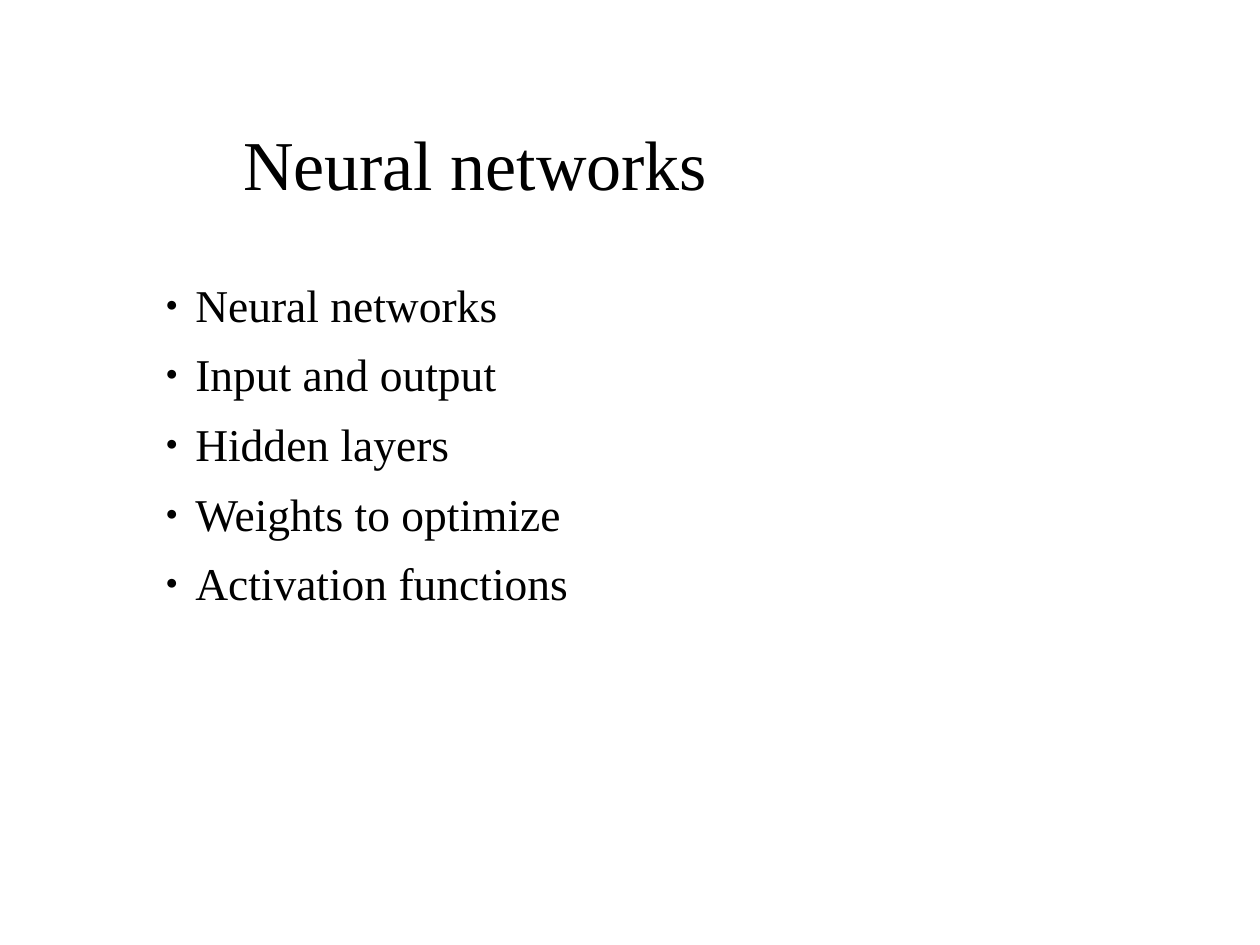
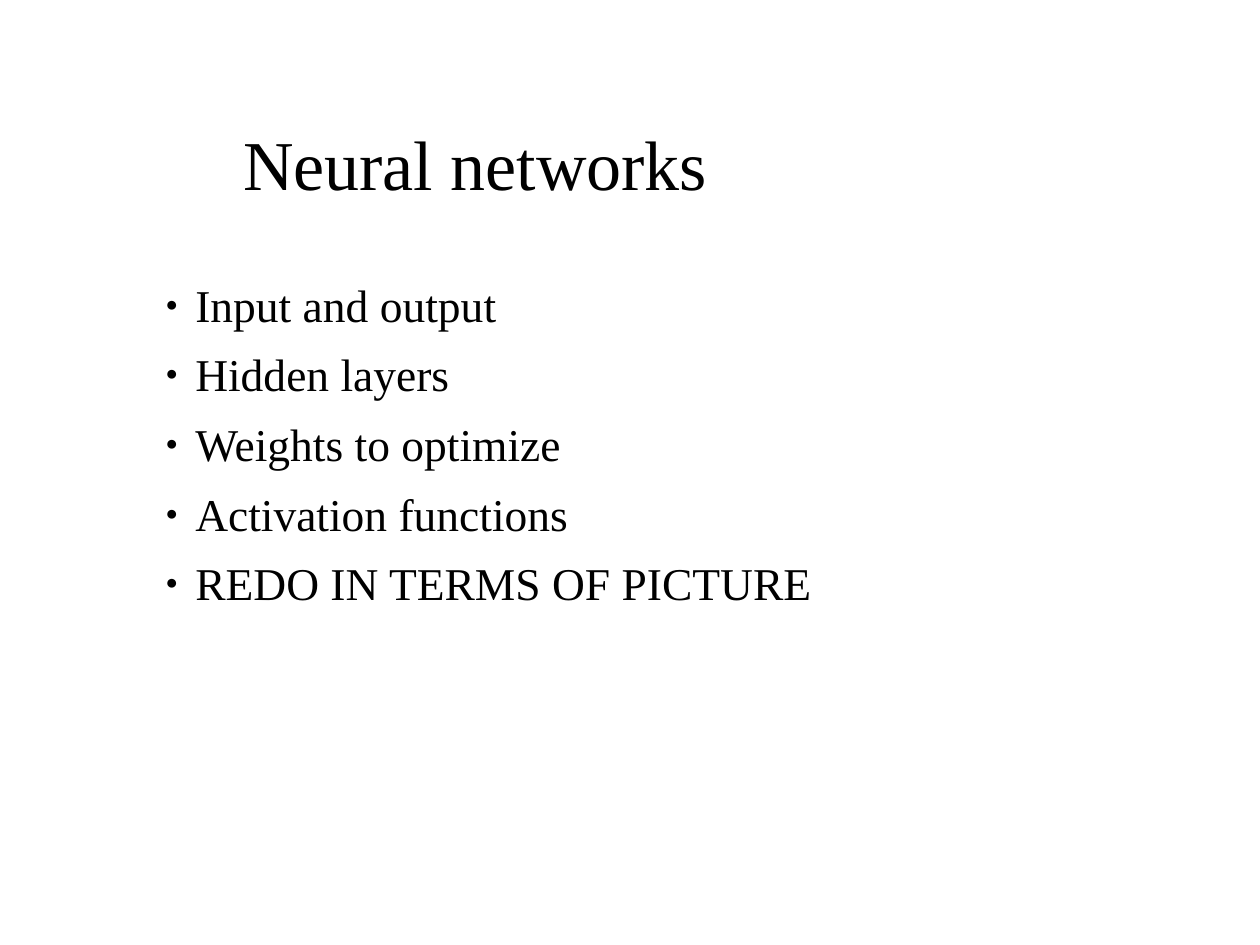
Before and after one commit to aaaaarvi/Projektarbete17, a slide deck: slide 7 of presentation/presentation.odp (slide 6 before the commit). Drawn at 1260x945 pixels with LibreOffice and Linux fonts; fonts in the diff are those of the drawing; background and template pictures are left out. Boxes give left, top, right and bottom in pixels: in the first picture for what was removed or moved away, otherwise in the second. Text is boxed around its words. In the diff, an @@ line names an element or a change of style, - is before the commit and + after.

```diff
--- a/presentation/presentation.odp
+++ b/presentation/presentation.odp
@@ text at (195, 290, 497, 323): paragraph removed @@
-● Neural networks
@@ text at (195, 570, 812, 601): paragraph added @@
+● REDO IN TERMS OF PICTURE
```
Also in this commit, not shown: 5 other slides changed, 1 slide added, 1 slide removed.
